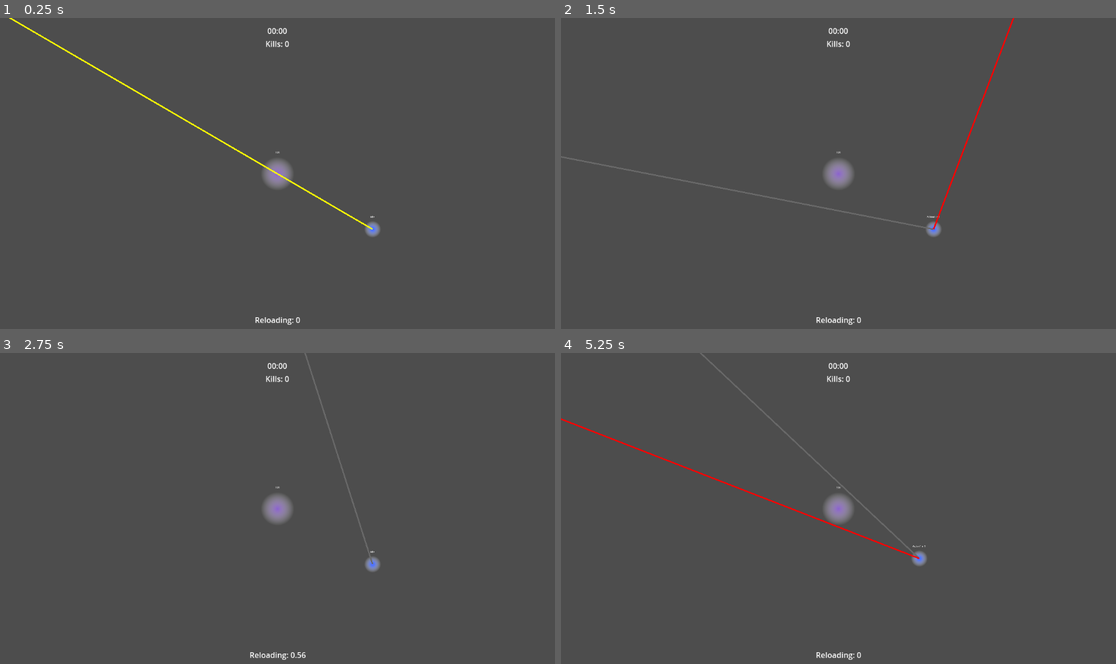
Above: before the commit, frames 1-4 (two rows, left to right).
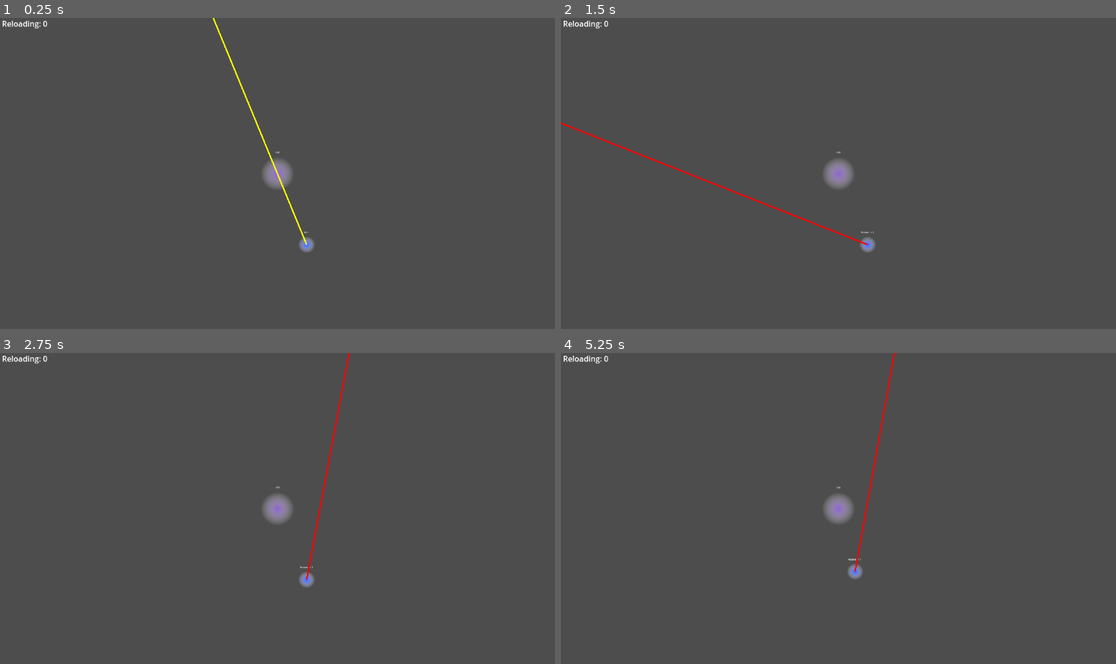
Above: after the commit, the same moments.

Repository: dwlee0802/ProbabilityShooter
Game: Godot game, scene res://Scenes/game.tscn
The game is run twice, just before and just after one commit, with the same random seed, the same clock (stepped at 60 frames per second) and the same inputs.
Inputs (mouse positions are in pixels of both pictures, inside the frame that each line leads up to):
- Up to frame 1 (0.25 s): no input
- Up to frame 2 (1.5 s): tap Enter at 0.5 s; move the mouse to (960, 157) at 0.52 s; click (960, 157) at 0.6 s; tap Space at 1.25 s; move the mouse to (727, 189) at 1.27 s; click (727, 189) at 1.35 s
- Up to frame 3 (2.75 s): move the mouse to (333, 440) at 2.02 s; tap Middle mouse button (camera_pan) at 2.1 s; click (333, 440) at 2.3 s
- Up to frame 4 (5.25 s): tap Enter at 2.75 s; move the mouse to (810, 570) at 2.77 s; tap Mouse wheel up (camera_zoom_in) at 2.85 s; click (810, 570) at 3.05 s; move the mouse to (1005, 555) at 3.52 s; tap Mouse wheel down (camera_zoom_out) at 3.6 s; click (1005, 555) at 3.8 s; move the mouse to (672, 461) at 4.27 s; right-click (672, 461) at 4.35 s; click (672, 461) at 4.55 s; tap Space at 5 s; move the mouse to (866, 508) at 5.02 s; click (866, 508) at 5.1 s

The runs differ from the first frame. In frame 1, 1.2% of the frame differs, in the area x 0-69%, y 0-99%; in frame 2, 1.3%, in the area x 0-82%, y 0-99%; in frame 3, 0.9%; in frame 4, 1.3%.

Commit message:
Can reselect attack direction during attack preparation.

Diff:
--- a/Scenes/States/attack_state.gd
+++ b/Scenes/States/attack_state.gd
@@ -34,6 +34,8 @@
 		return idle_state
 	if Input.is_action_just_pressed('right_click'):
 		return move_state
+	if Input.is_action_just_pressed("action_one"):
+		enter()
 
 	return null
 
--- a/Scenes/enemy_unit.gd
+++ b/Scenes/enemy_unit.gd
@@ -7,7 +7,8 @@
 
 var movement_speed: float = 0
 
-var adjust_modifier: float = 4
+var adjust_modifier: float = 8
+var speed_adjust_modifier: float = 4
 
 @onready
 var health_label: Label = $HealthLabel
@@ -46,4 +47,4 @@
 	if current_speed > movement_speed:
 		apply_central_impulse(abs(current_speed - movement_speed) * -current_direction * delta)
 	else:
-		apply_central_impulse(abs(current_speed - movement_speed) * current_direction * delta)
+		apply_central_impulse(abs(current_speed - movement_speed) * speed_adjust_modifier * current_direction * delta)
--- a/Scenes/game.tscn
+++ b/Scenes/game.tscn
@@ -23,7 +23,7 @@
 [node name="Core" parent="." instance=ExtResource("1_i48ud")]
 
 [node name="PlayerUnit" parent="." instance=ExtResource("2_jg501")]
-position = Vector2(658, 384)
+position = Vector2(202, 491)
 movement_speed = 500.0
 
 [node name="Enemies" type="Node2D" parent="."]
@@ -31,46 +31,9 @@
 [node name="UserInterface" type="CanvasLayer" parent="."]
 script = ExtResource("5_cic1u")
 
-[node name="GameState" type="VBoxContainer" parent="UserInterface"]
-anchors_preset = 5
-anchor_left = 0.5
-anchor_right = 0.5
-offset_left = -25.0
-offset_top = 15.0
-offset_right = 25.0
-offset_bottom = 65.0
-grow_horizontal = 2
-alignment = 1
-
-[node name="TimeLabel" type="Label" parent="UserInterface/GameState"]
-layout_mode = 2
-text = "00:00"
-horizontal_alignment = 1
-vertical_alignment = 1
-
-[node name="KillCountLabel" type="Label" parent="UserInterface/GameState"]
-layout_mode = 2
-text = "Kills: 0"
-horizontal_alignment = 1
-vertical_alignment = 1
-
-[node name="UnitState" type="HBoxContainer" parent="UserInterface"]
-anchors_preset = 7
-anchor_left = 0.5
-anchor_top = 1.0
-anchor_right = 0.5
-anchor_bottom = 1.0
-offset_left = -74.5
-offset_top = -40.0
-offset_right = 74.5
-grow_horizontal = 2
-grow_vertical = 0
-alignment = 1
-
-[node name="ReloadLabel" type="Label" parent="UserInterface/UnitState"]
-layout_mode = 2
-text = "Reloading: 0"
-horizontal_alignment = 1
-vertical_alignment = 1
+[node name="ReloadLabel" type="Label" parent="UserInterface"]
+offset_right = 40.0
+offset_bottom = 23.0
+text = "asdf"
 
 [connection signal="body_entered" from="Core" to="Core" method="_on_body_entered"]
--- a/Scenes/projectile.gd
+++ b/Scenes/projectile.gd
@@ -6,7 +6,7 @@
 
 var damage_amount: int = 0
 
-var knock_back_amount: float = 300
+var knock_back_amount: float = 800
 
 func launch(direction: Vector2, _speed: float, amount: int) -> void:
 	dir = direction
--- a/Scenes/user_interface.gd
+++ b/Scenes/user_interface.gd
@@ -1,9 +1,11 @@
 extends CanvasLayer
 class_name UserInterface
 
-@onready
-var reload_label: Label = $UnitState/ReloadLabel
+var reload_label: Label
 
 
+func _ready():
+	reload_label = $ReloadLabel
+
 func update_reload_label(time: float) -> void:
-	reload_label.text = "Reloading: " + str(int(time * 100)/100.0)
+	reload_label.text = " Reloading: " + str(int(time * 100)/100.0)
